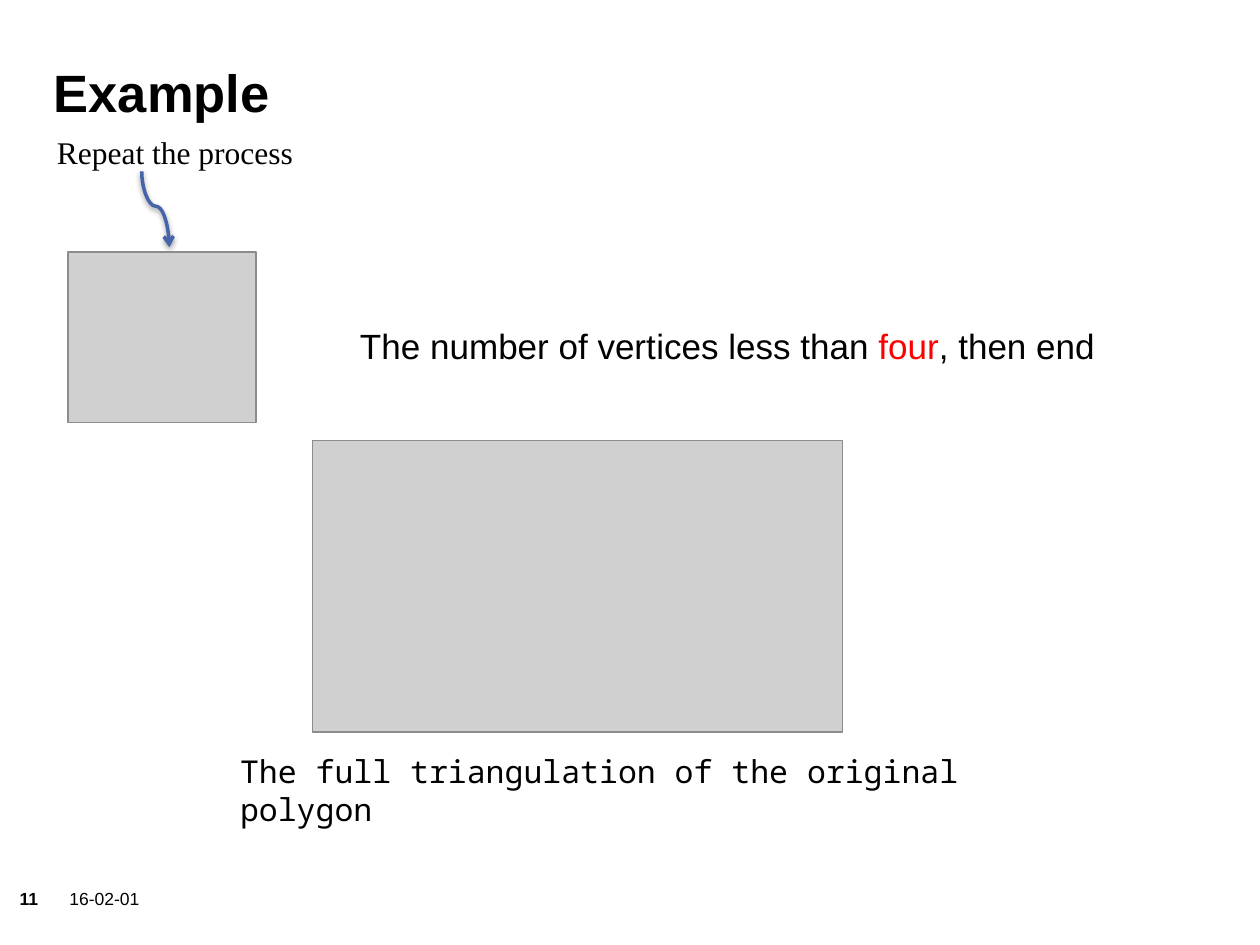
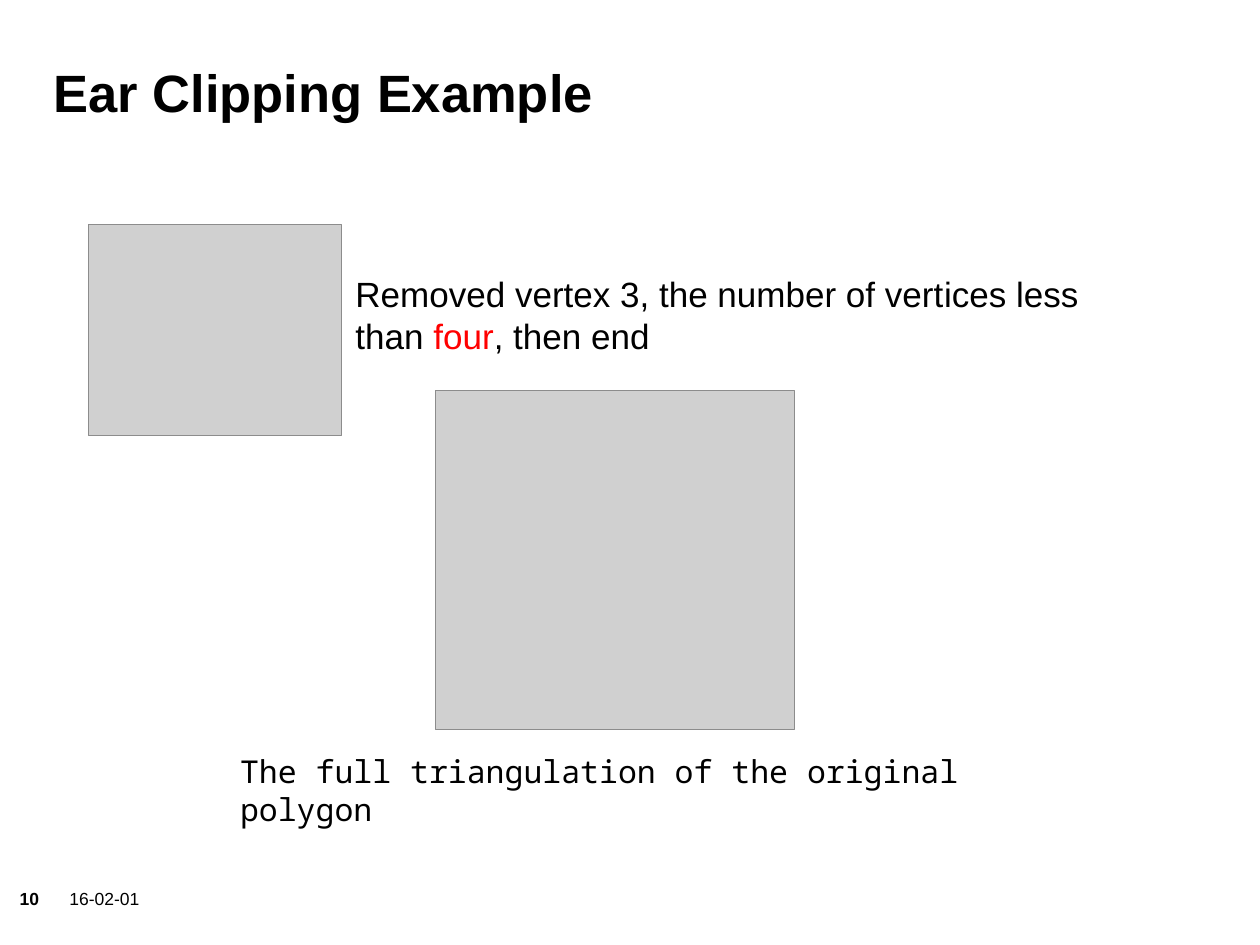
Before and after one commit to sgraf812/compgeom15, a slide deck: slide 10 of presentation/Presentation.pptx (slide 11 before the commit). Drawn at 1260x945 pixels with LibreOffice and Linux fonts; fonts in the diff are those of the drawing; grey boxes stand for pictures; background and template pictures are left out. Boxes give left, top, right and bottom in pixels: in the first picture for what was removed or moved away, otherwise in the second. Text is boxed around its words. In the diff, an @@ line names an element or a change of style, - is before the commit and + after.

```diff
--- a/presentation/Presentation.pptx
+++ b/presentation/Presentation.pptx
@@ title at [54,74,593,123]: text changed @@
-Example
+Ear Clipping Example
@@ text removed at [57,142,292,171] @@
-Repeat the process
@@ curved arrow removed from (142, 171) to (169, 247) @@
@@ picture added at [88,224,341,436] @@
@@ picture removed at [68,252,256,422] @@
@@ text at [355,281,1078,354]: text changed @@
-The number of vertices less than four, then end
+Removed vertex 3, the number of vertices less than four, then end
@@ picture: place and size @@
-picture at [312,441,843,732]
+picture at [435,391,794,730]
@@ page number at [20,892,39,905]: text changed @@
-11
+10
```
Also in this commit, not shown: 6 other slides changed, 1 slide removed, 1 other file.
